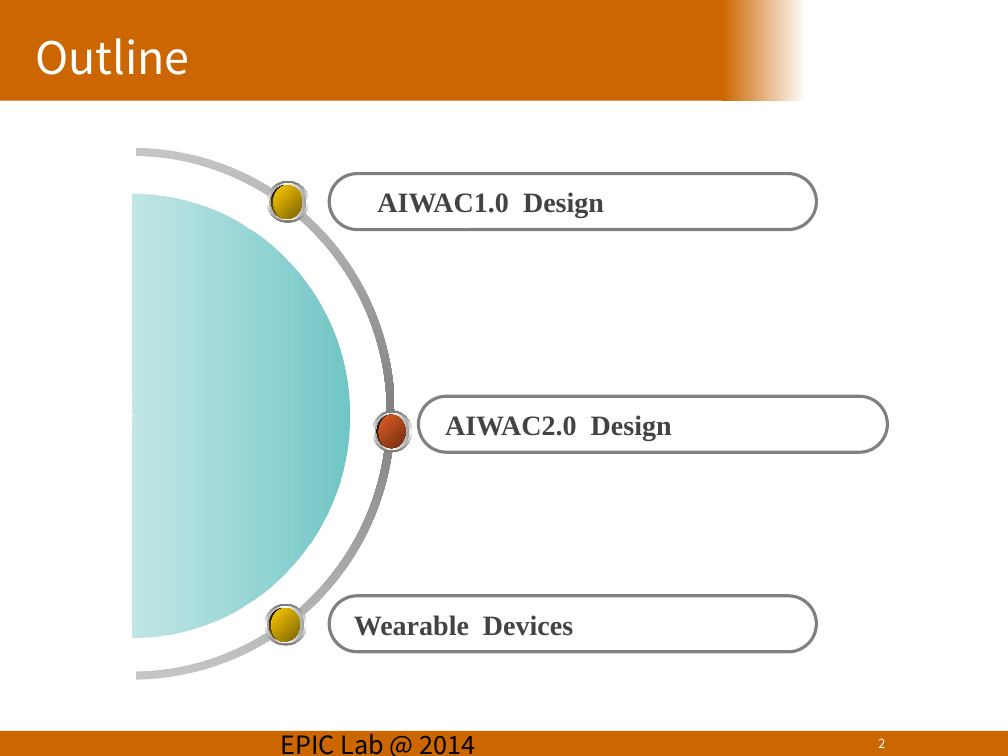
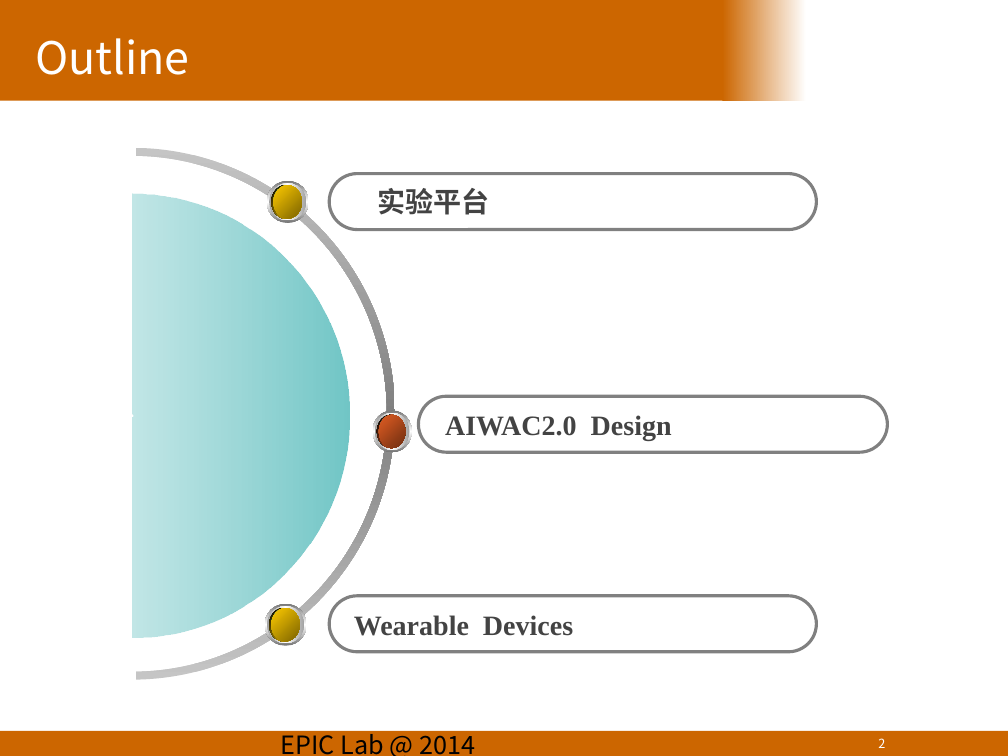
Before and after one commit to quronghui/quronghui.github.io, a slide deck: slide 2 of source/document/ppt/20180905AIWAC宝宝机器人.pptx. Drawn at 1008x756 pixels with LibreOffice and Linux fonts; fonts in the diff are those of the drawing; background and template pictures are left out. Boxes give left, top, right and bottom in pixels: in the first picture for what was removed or moved away, otherwise in the second. Text is boxed around its words. In the diff, an @@ line names an element or a change of style, - is before the commit and + after.

```diff
--- a/source/document/ppt/20180905AIWAC宝宝机器人.pptx
+++ b/source/document/ppt/20180905AIWAC宝宝机器人.pptx
@@ text at (x1=377, y1=188, x2=489, y2=215): text changed @@
-AIWAC1.0 Design
+实验平台
```
Also in this commit, not shown: 6 other files.
